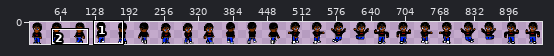
Two states of a sprite sheet, graphics/sprite-black-shirt.png. Above: a wide view before the commit, with the close-up outlined.
Close-up. First the earlier version:
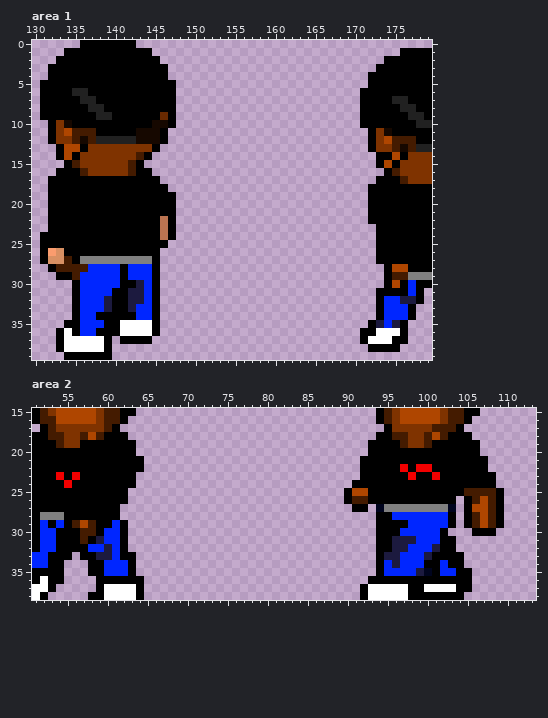
The file is 960x40 pixels. Pixels under 10% opacity are left out. Colours within 5 levels of each other are drawn and written as one. Shown: area 1: x 130..179, y 0..39; area 2: x 51..113, y 15..38. The wide view leaves out empty margins.
Now the later version:
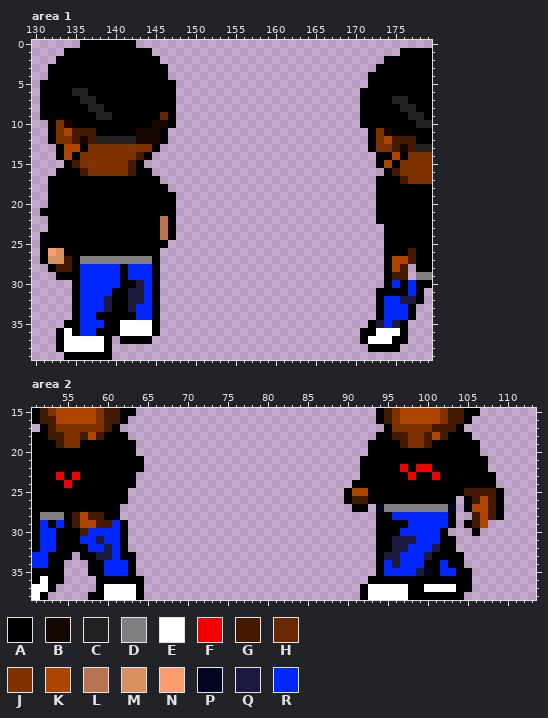
Palette (. is transparent): A #000000  B #160800  C #212121  D #808080  E #ffffff  F #f20000  G #441b00  H #682900  J #7f3300  K #af4600  L #bb7451  M #d89063  N #fa9c6e  P #00041e  Q #1c1a3f  R #0026ff
Diff:
Area 1:
Colour A is added in row 21 at x 131.
Colour A replaces colour G in rows 28 to 29 at x 135.
Colour G replaces colour A in rows 26 to 27 at x 177.
Colour G replaces colour K in row 28 at x 176.
Colour K replaces colour A in row 27 at x 175 to 176.
Colour R replaces colour G in row 28 at x 136.
Colour R replaces colour K in row 30 at x 175.
The author cleared colour A in rows 18 to 22 at x 172; in rows 23 to 27 at x 173; in row 28 at x 177.
The author cleared colour D in row 29 at x 177.
Area 2:
Colour G replaces colour A in row 28 at x 56 and 58 to 59; in row 29 at x 59 to 60.
Colour K replaces colour A in row 28 at x 57.
Colour K replaces colour G in row 29 at x 58.
Colour R replaces colour A in row 30 at x 59; in row 31 at x 58.
Colour R replaces colour G in row 30 at x 58; in row 31 at x 57.
The author cleared colour A in row 28 at x 105; in row 29 at x 109; in row 30 at x 107 to 108.
The author cleared colour G in row 29 at x 108.
Changed places in both close-ups, as pixel boxes (x1, y1, x2, y2):
changed: (368, 184, 416, 288)
added: (40, 208, 48, 216)
changed: (72, 264, 88, 280)
changed: (72, 512, 112, 544)
erased: (464, 512, 504, 536)
